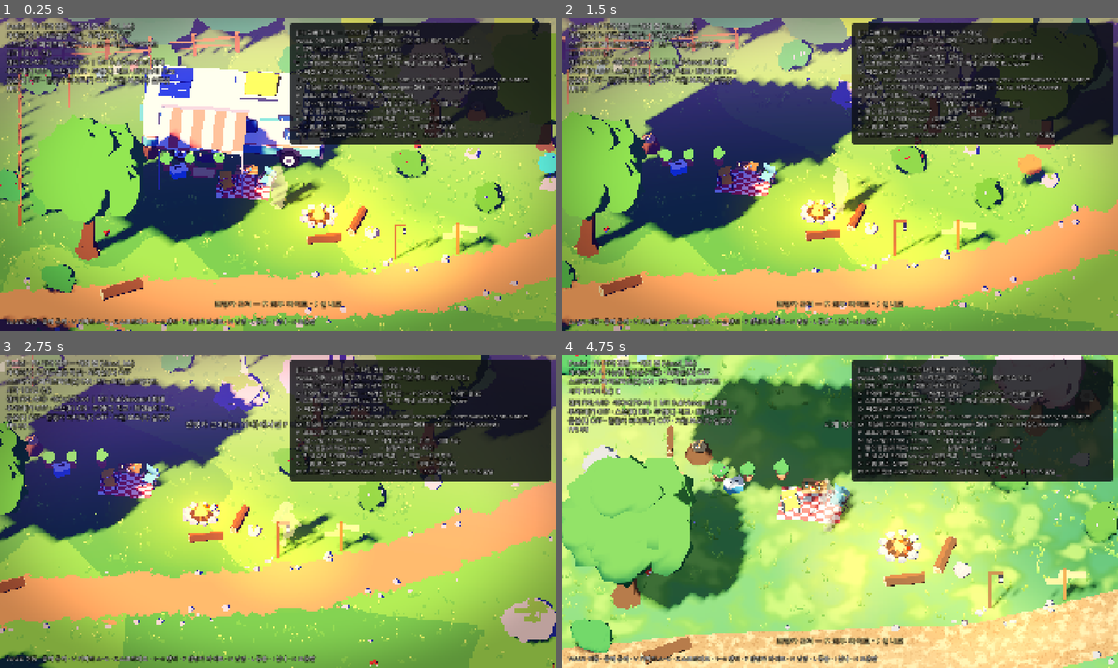
Above: before the commit, frames 1-4 (two rows, left to right).
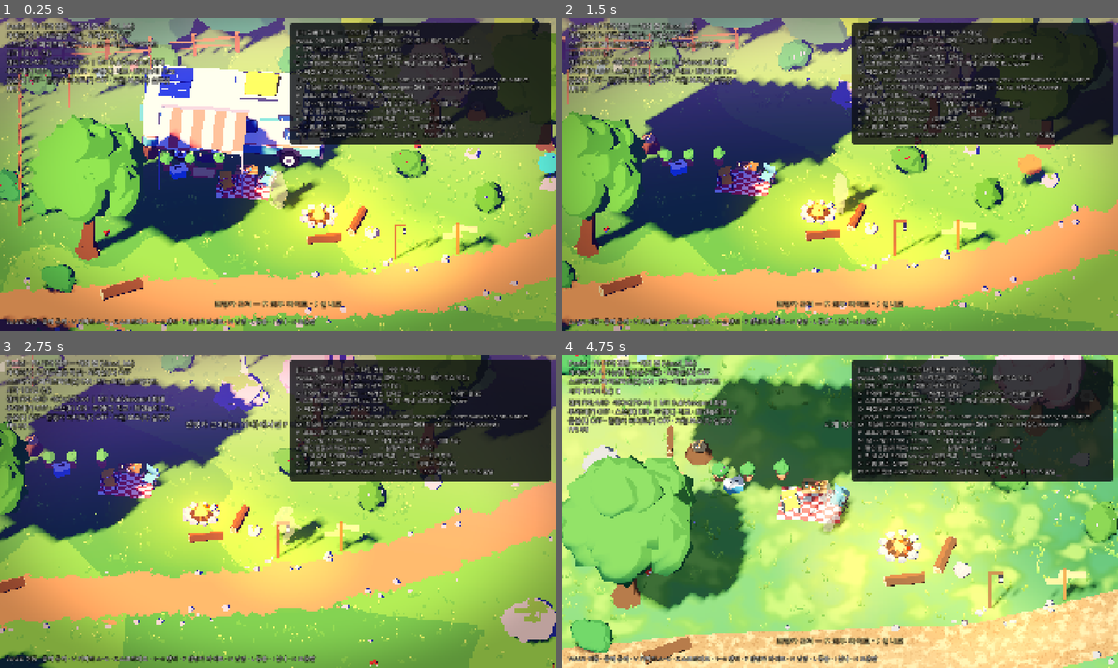
Above: after the commit, the same moments.

Repository: HomilBBANG/rg_Hilling_RPG
Game: Godot game, scene res://scenes/bootstrap.tscn
Same seed, same stepped clock (60 frames per second), same inputs: the game is played once before the commit and once after it.
Inputs (mouse positions are in pixels of both pictures, inside the frame that each line leads up to):
- Up to frame 1 (0.25 s): no input
- Up to frame 2 (1.5 s): move the mouse to (962, 158) at 0.52 s; hold D (move_right) 0.53-1.28 s; click (962, 158) at 0.6 s; move the mouse to (728, 190) at 1.27 s; hold S (move_down) from 1.28 s (still down); click (728, 190) at 1.35 s
- Up to frame 3 (2.75 s): move the mouse to (333, 442) at 2.02 s; release S (move_down) at 2.03 s; hold D (move_right) from 2.03 s (still down); tap F (camper_lights) at 2.1 s; click (333, 442) at 2.3 s
- Up to frame 4 (4.75 s): move the mouse to (812, 574) at 2.77 s; release D (move_right) at 2.78 s; hold W (move_up) 2.78-3.53 s; tap V (cycle_camera_style) at 2.85 s; click (812, 574) at 3.05 s; move the mouse to (1006, 558) at 3.52 s; hold Shift (run) 3.53-4.28 s; hold A (move_left) from 3.53 s (still down); click (1006, 558) at 3.8 s; move the mouse to (673, 464) at 4.27 s; tap T (toggle_clock) at 4.35 s; click (673, 464) at 4.55 s

The runs differ from the first frame. In frame 1, 2.6% of the frame differs, in the area x 0-100%, y 0-88%; in frame 2, 2.3%; in frame 3, 1.2%; in frame 4, 2.2%.

Commit message:
Tank top and short legs for protagonist; pixel-art leaf outlines
- Protagonist: white sleeveless tank top (bare shoulders/arms), shorter
  stubby legs (hip height 0.8 -> 0.6 m), slightly shorter forearms
- Trees/bushes: outline pass gains a foliage-only mode (roughness tag
  0.91) drawing dark outlines around leaf clumps; leaves use three-tone
  cel light (shadow/mid/lit). Full outlines stay off by default.

Co-Authored-By: Claude Opus 5.5 <noreply@anthropic.com>
Claude-Session: https://claude.ai/code/session_01K53dp3QXZsLd6yNF78ES5J

Diff:
--- a/scripts/actors/player_rig.gd
+++ b/scripts/actors/player_rig.gd
@@ -5,6 +5,8 @@
 ## and live (shadow-only) so the baked sprite still casts a correct animated shadow.
 
 const ATTACK_TIME := 0.32
+## Short legs: hip height 0.6 m (was 0.8) for chubby, cute proportions.
+const HIP_HEIGHT := 0.6
 ## Sprite sheet columns: [animation, frame count]. Rows are 8 facing directions.
 const ANIMS := [["idle", 2], ["walk", 8], ["attack", 5]]
 const DIRECTIONS := 8
@@ -51,7 +53,7 @@
 
 
 ## Protagonist (based on the concept art, then revised): chubby adult traveller, bald,
-## thick black brows and moustache, stubble, big red nose, white short-sleeve tee,
+## thick black brows and moustache, stubble, big red nose, white sleeveless tank top,
 ## compass necklace, khaki cargo shorts, sandals, wristwatch. No bag.
 ## Flat colours only; shading comes from the cel lighting.
 func _build() -> void:
@@ -69,29 +71,32 @@
 	var dark := ProtoMesh.mat(Color(0.1, 0.09, 0.09))
 
 	hips = Node3D.new()
-	hips.position.y = 0.8
+	hips.position.y = HIP_HEIGHT
 	add_child(hips)
 
-	# Legs: khaki shorts with rolled cuffs and cargo pockets, bare calves, sandals
+	# Short, stubby legs (cute proportions): khaki shorts with rolled cuffs, bare calves, sandals
 	_leg_l = _limb(hips, Vector3(-0.15, 0.0, 0.0))
 	_leg_r = _limb(hips, Vector3(0.15, 0.0, 0.0))
 	for i in 2:
 		var leg: Node3D = [_leg_l, _leg_r][i]
 		var side := -1.0 if i == 0 else 1.0
-		ProtoMesh.capsule(leg, 0.15, 0.42, Vector3(0, -0.17, 0), shorts)
-		ProtoMesh.cylinder(leg, 0.155, 0.06, Vector3(0, -0.36, 0), shorts_dark, Vector3.ZERO, 10)
-		ProtoMesh.box(leg, Vector3(0.05, 0.15, 0.13), Vector3(side * 0.15, -0.2, 0.0), shorts_dark)
-		ProtoMesh.capsule(leg, 0.105, 0.42, Vector3(0, -0.56, 0), skin)
-		ProtoMesh.box(leg, Vector3(0.2, 0.05, 0.32), Vector3(0, -0.78, -0.05), sandal)
-		ProtoMesh.box(leg, Vector3(0.21, 0.04, 0.06), Vector3(0, -0.73, -0.12), sandal)
-		ProtoMesh.box(leg, Vector3(0.21, 0.04, 0.06), Vector3(0, -0.72, 0.03), sandal)
-		ProtoMesh.box(leg, Vector3(0.16, 0.05, 0.08), Vector3(0, -0.745, -0.17), skin)
+		ProtoMesh.capsule(leg, 0.15, 0.32, Vector3(0, -0.11, 0), shorts)
+		ProtoMesh.cylinder(leg, 0.155, 0.05, Vector3(0, -0.25, 0), shorts_dark, Vector3.ZERO, 10)
+		ProtoMesh.box(leg, Vector3(0.05, 0.12, 0.13), Vector3(side * 0.15, -0.13, 0.0), shorts_dark)
+		ProtoMesh.capsule(leg, 0.11, 0.3, Vector3(0, -0.4, 0), skin)
+		ProtoMesh.box(leg, Vector3(0.21, 0.05, 0.32), Vector3(0, -0.575, -0.05), sandal)
+		ProtoMesh.box(leg, Vector3(0.22, 0.04, 0.06), Vector3(0, -0.53, -0.12), sandal)
+		ProtoMesh.box(leg, Vector3(0.22, 0.04, 0.06), Vector3(0, -0.52, 0.03), sandal)
+		ProtoMesh.box(leg, Vector3(0.17, 0.05, 0.08), Vector3(0, -0.545, -0.17), skin)
 
-	# Torso: plain white short-sleeve tee over a round belly, crew neck
+	# Torso: white sleeveless tank top over a round belly; bare shoulders, thin straps
 	ProtoMesh.box(hips, Vector3(0.6, 0.12, 0.42), Vector3(0, 0.03, 0.0), shorts)
 	ProtoMesh.sphere(hips, 0.36, Vector3(0, 0.36, 0.0), tee, Vector3(1.0, 1.05, 0.95), 12, 8)
-	ProtoMesh.box(hips, Vector3(0.46, 0.26, 0.32), Vector3(0, 0.6, 0.02), tee)
-	ProtoMesh.cylinder(hips, 0.12, 0.04, Vector3(0, 0.735, 0.0), tee_shade, Vector3.ZERO, 10)
+	ProtoMesh.box(hips, Vector3(0.36, 0.22, 0.3), Vector3(0, 0.58, 0.02), tee)
+	ProtoMesh.box(hips, Vector3(0.52, 0.16, 0.34), Vector3(0, 0.65, 0.02), skin)
+	for side in [-1.0, 1.0]:
+		ProtoMesh.box(hips, Vector3(0.07, 0.04, 0.32), Vector3(side * 0.13, 0.735, 0.02), tee)
+	ProtoMesh.box(hips, Vector3(0.18, 0.1, 0.05), Vector3(0, 0.66, -0.16), tee_shade)
 	# Compass necklace
 	ProtoMesh.box(hips, Vector3(0.012, 0.16, 0.012), Vector3(-0.05, 0.64, -0.15), cord, Vector3(0, 0, -25))
 	ProtoMesh.box(hips, Vector3(0.012, 0.16, 0.012), Vector3(0.05, 0.64, -0.15), cord, Vector3(0, 0, 25))
@@ -110,19 +115,19 @@
 		ProtoMesh.box(hips, Vector3(0.11, 0.04, 0.04), Vector3(side * 0.09, 1.07, -0.23), hair, Vector3(0, 0, side * -10.0))
 		ProtoMesh.sphere(hips, 0.06, Vector3(side * 0.25, 0.98, 0.02), skin, Vector3(0.6, 1.0, 1.0), 6, 4)
 
-	# Arms with elbows: white short sleeves, bare forearms, watch on the left wrist
+	# Arms with elbows: bare arms (tank top), watch on the left wrist
 	_arm_l = _limb(hips, Vector3(-0.38, 0.62, 0.0))
 	_arm_r = _limb(hips, Vector3(0.38, 0.62, 0.0))
 	for i in 2:
 		var arm: Node3D = [_arm_l, _arm_r][i]
-		ProtoMesh.capsule(arm, 0.12, 0.3, Vector3(0, -0.08, 0), tee)
-		ProtoMesh.cylinder(arm, 0.115, 0.04, Vector3(0, -0.19, 0), tee_shade, Vector3.ZERO, 10)
+		ProtoMesh.sphere(arm, 0.12, Vector3(0, 0.0, 0), skin)
+		ProtoMesh.capsule(arm, 0.105, 0.3, Vector3(0, -0.1, 0), skin)
 		var elbow := _limb(arm, Vector3(0, -0.24, 0))
-		ProtoMesh.capsule(elbow, 0.09, 0.32, Vector3(0, -0.13, 0), skin)
-		ProtoMesh.sphere(elbow, 0.1, Vector3(0, -0.31, 0), skin)
+		ProtoMesh.capsule(elbow, 0.09, 0.28, Vector3(0, -0.11, 0), skin)
+		ProtoMesh.sphere(elbow, 0.1, Vector3(0, -0.27, 0), skin)
 		if i == 0:
 			_elbow_l = elbow
-			ProtoMesh.cylinder(elbow, 0.095, 0.05, Vector3(0, -0.22, 0), dark, Vector3.ZERO, 8)
+			ProtoMesh.cylinder(elbow, 0.095, 0.05, Vector3(0, -0.19, 0), dark, Vector3.ZERO, 8)
 		else:
 			_elbow_r = elbow
 
@@ -159,7 +164,7 @@
 	_elbow_l.rotation = Vector3(lerpf(0.5, 0.25, moving), 0, 0)
 	_arm_r.rotation = Vector3(swing * 0.8 - 0.05, 0, deg_to_rad(10.0))
 	_elbow_r.rotation = Vector3(lerpf(0.25, 0.3, moving), 0, 0)
-	hips.position.y = 0.8 + absf(sin(walk_phase)) * 0.04 * moving + breathe
+	hips.position.y = HIP_HEIGHT + absf(sin(walk_phase)) * 0.04 * moving + breathe
 	hips.rotation = Vector3(0, 0, sin(walk_phase) * 0.04 * moving)
 	if attack_t >= 0.0:
 		var t := clampf(attack_t / ATTACK_TIME, 0.0, 1.0)
--- a/scripts/core/bootstrap.gd
+++ b/scripts/core/bootstrap.gd
@@ -72,6 +72,7 @@
 	cam.orthogonal = _orthogonal
 	cam.zoom_index = _zoom_index
 	cam.set_outline(style["outline"] and _outline_user)
+	cam.set_foliage_outline(style.get("foliage_outline", false))
 	cam.snap_to_target()
 	if render.grade_strength != (1.0 if style["grade"] else 0.0):
 		render.grade_strength = 1.0 if style["grade"] else 0.0
--- a/scripts/visuals/topdown_camera.gd
+++ b/scripts/visuals/topdown_camera.gd
@@ -19,7 +19,8 @@
 	# D: C's camera + a Dead Cells-like pixel look: flat colours with two-tone cel light,
 	# violet shadows, warm key light, light bloom, a few particles.
 	{"id": "D", "name": "D 데드셀풍 픽셀", "pitch": 40.0, "zoom": 4, "offset": Vector3(0, 0, -1.0),
-		"outline": true, "grade": true, "ssao": false, "fog": true, "stylized": true, "look": "deadcells", "detail": 0.0},
+		"outline": true, "grade": true, "ssao": false, "fog": true, "stylized": true, "look": "deadcells", "detail": 0.0,
+		"foliage_outline": true},
 ]
 
 ## Visible world height (metres) of the output frame, without the snap margin.
@@ -71,13 +72,28 @@
 	_outline_quad.material_override = m
 	_outline_quad.position = Vector3(0, 0, -1.0)
 	add_child(_outline_quad)
-	_outline_quad.visible = outline_enabled
+	_update_outline_quad()
 
 
 func set_outline(on: bool) -> void:
 	outline_enabled = on
-	if _outline_quad:
-		_outline_quad.visible = on
+	_update_outline_quad()
+
+
+## Leaf-clump outlines only (pixel-art trees), independent of the full outline pass.
+var foliage_outline := false
+
+
+func set_foliage_outline(on: bool) -> void:
+	foliage_outline = on
+	_update_outline_quad()
+
+
+func _update_outline_quad() -> void:
+	if _outline_quad == null:
+		return
+	_outline_quad.visible = outline_enabled or foliage_outline
+	(_outline_quad.material_override as ShaderMaterial).set_shader_parameter("foliage_only", foliage_outline and not outline_enabled)
 
 
 func outline_supported() -> bool:
--- a/shaders/foliage_stylized.gdshader
+++ b/shaders/foliage_stylized.gdshader
@@ -6,7 +6,6 @@
 render_mode specular_disabled, shadows_disabled;
 
 #include "res://shaders/stylized_common.gdshaderinc"
-#include "res://shaders/cel_light.gdshaderinc"
 
 uniform sampler2D noise_detail : filter_linear, repeat_enable;
 uniform vec3 leaf_dark : source_color = vec3(0.16, 0.36, 0.22);
@@ -49,5 +48,12 @@
 	col.r += hue_shift * 0.06;
 	col.b -= hue_shift * 0.04;
 	ALBEDO = col;
-	ROUGHNESS = 0.93;
+	ROUGHNESS = 0.91;  // tag read by the outline pass (foliage-only outlines)
 }
+
+// Three-tone cel light for leaves (shadow / mid / lit), like pixel-art tree canopies.
+void light() {
+	float ndl = dot(NORMAL, LIGHT);
+	float lit = smoothstep(0.0, 0.04, ndl) * 0.55 + smoothstep(0.45, 0.5, ndl) * 0.45;
+	DIFFUSE_LIGHT += lit * ATTENUATION * LIGHT_COLOR / PI;
+}
--- a/shaders/pixel_outline_post.gdshader
+++ b/shaders/pixel_outline_post.gdshader
@@ -23,6 +23,9 @@
 uniform float rim_strength : hint_range(0.0, 1.0) = 0.65;
 uniform vec3 outline_tint : source_color = vec3(0.08, 0.04, 0.12);
 uniform float outline_tint_amount : hint_range(0.0, 1.0) = 0.0;
+// Foliage-only mode: outline just the leaf clumps (roughness tag 0.91), nothing else.
+uniform bool foliage_only = false;
+uniform vec3 foliage_outline_tint : source_color = vec3(0.04, 0.12, 0.12);
 
 void vertex() {
 	POSITION = vec4(VERTEX.xy, 1.0, 1.0);
@@ -47,6 +50,10 @@
 	if (c_nr.w >= 0.97) {
 		discard;
 	}
+	bool is_foliage = abs(c_nr.w - 0.91) < 0.012;
+	if (foliage_only && !is_foliage) {
+		discard;
+	}
 	float c_d = lin_depth(uv, INV_PROJECTION_MATRIX);
 	vec2 offs[4] = vec2[](vec2(px.x, 0.0), vec2(-px.x, 0.0), vec2(0.0, px.y), vec2(0.0, -px.y));
 	float depth_edge = 0.0;
@@ -62,7 +69,13 @@
 		normal_edge += max(0.0, along) * same_surface * step(normal_threshold, length(diff));
 	}
 	vec3 base = texture(screen_tex, uv).rgb;
-	if (depth_edge > depth_threshold) {
+	if (foliage_only) {
+		if (depth_edge > depth_threshold) {
+			ALBEDO = mix(base * 0.42, foliage_outline_tint, 0.35);
+		} else {
+			discard;
+		}
+	} else if (depth_edge > depth_threshold) {
 		if (rim_enabled && dot(c_nr.xyz, normalize(rim_dir)) > 0.25) {
 			ALBEDO = mix(base, max(base, rim_color), rim_strength);
 		} else {
--- a/shaders/rock_stylized.gdshader
+++ b/shaders/rock_stylized.gdshader
@@ -34,5 +34,5 @@
 		col = mix(stone_base, moss, step(0.68, wnormal.y) * step(0.01, moss_amount));
 	}
 	ALBEDO = col;
-	ROUGHNESS = 0.93;
+	ROUGHNESS = 0.95;
 }
Binary file changed: captures/hd_1080p/hd_day_outline_off.png
Binary file changed: captures/hd_1080p/hd_day_outline_on.png
Binary file changed: captures/hd_1080p/hd_night_outline_off.png
Binary file changed: captures/hd_1080p/hd_night_outline_on.png
Not shown, changed: notes/IMPLEMENTATION_ASSUMPTIONS.md
Not shown, changed: notes/VISUAL_DIRECTION.md
